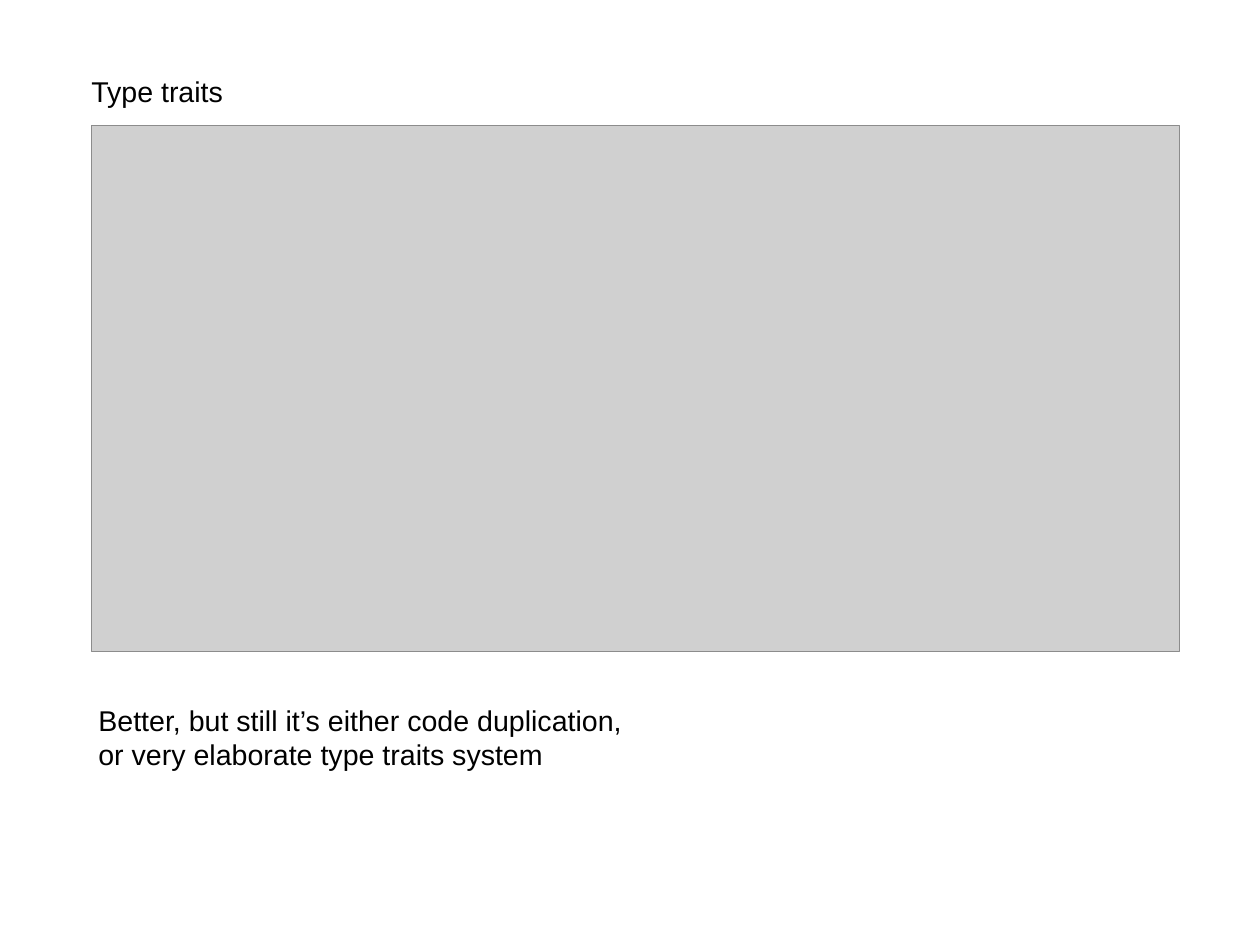
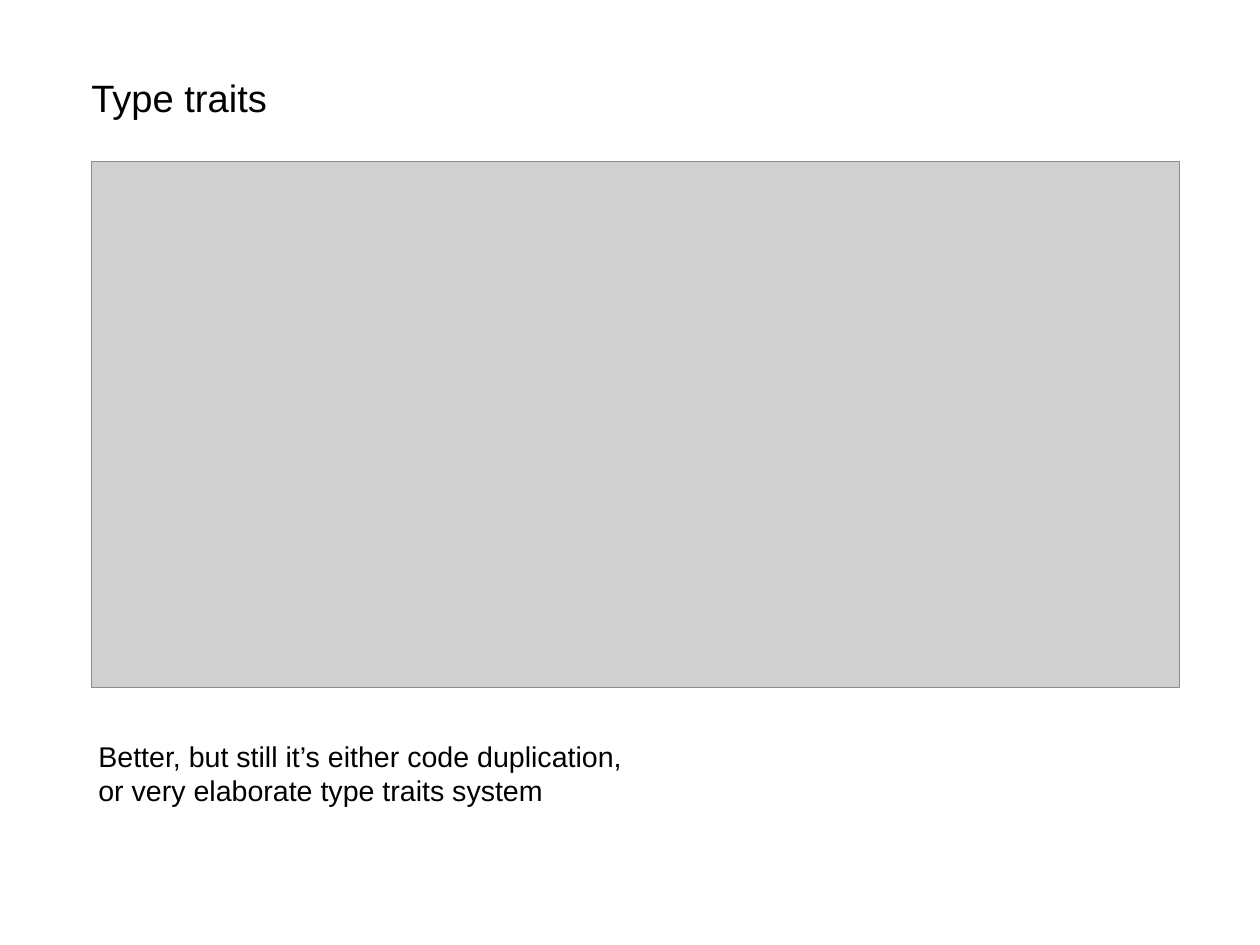
Before and after one commit to akalenuk/templates-experiments, a slide deck: slide 11 of templates.odp. Drawn at 1260x945 pixels with LibreOffice and Linux fonts; fonts in the diff are those of the drawing; grey boxes stand for pictures. Boxes give left, top, right and bottom in pixels: in the first picture for what was removed or moved away, otherwise in the second. Text is boxed around its words. In the diff, an @@ line names an element or a change of style, - is before the commit and + after.

```diff
--- a/templates.odp
+++ b/templates.odp
@@ text "Type traits" at box(91, 84, 267, 120): size 18 to 24 pt @@
@@ picture: place and size @@
-picture at box(91, 126, 1180, 652)
+picture at box(91, 161, 1180, 687)
@@ text "Better, but still it’s either ...": place and size @@
-text "Better, but still it’s either ..." at box(98, 710, 621, 771)
+text "Better, but still it’s either ..." at box(98, 746, 621, 807)
```
Also in this commit, not shown: 13 other slides changed, 1 slide added, 1 slide removed.
